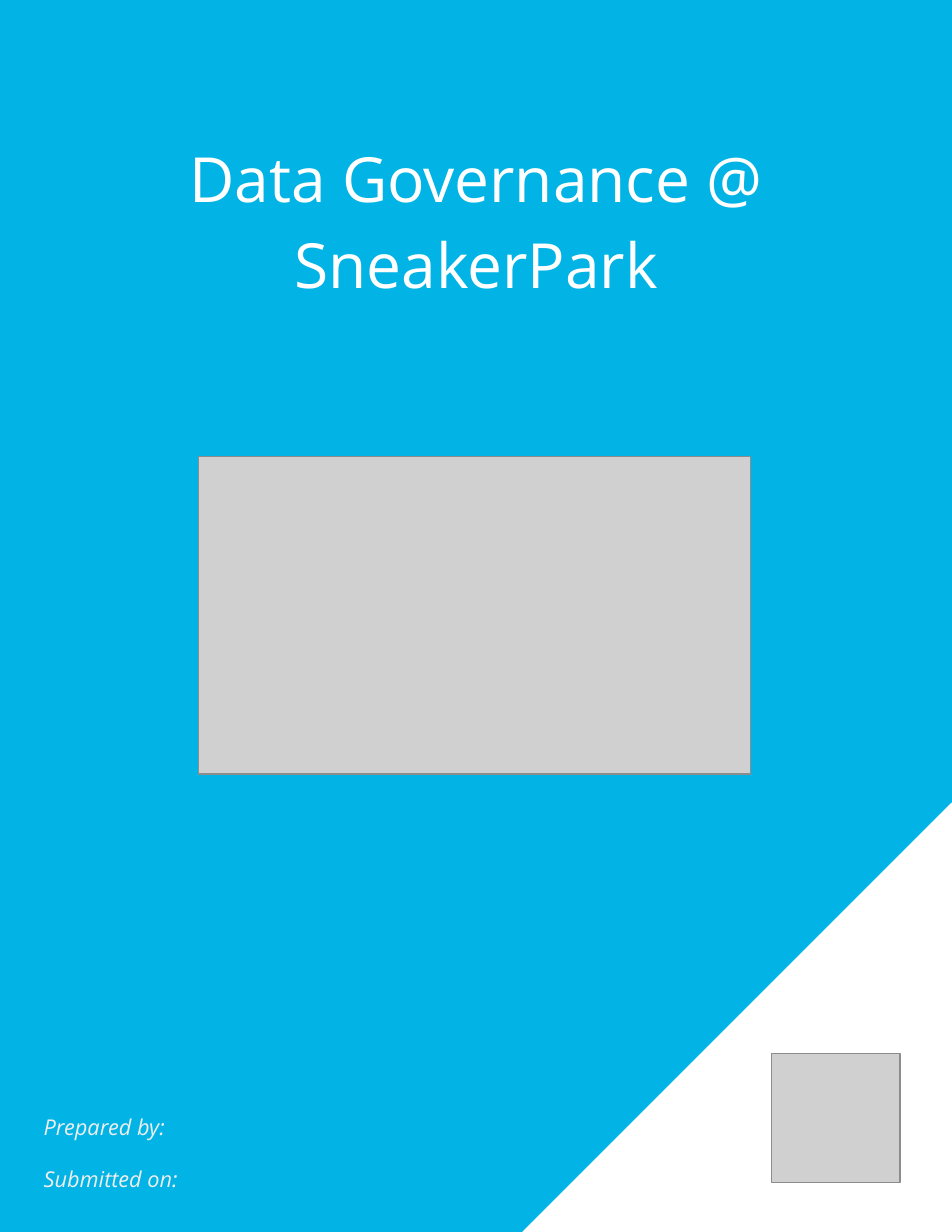
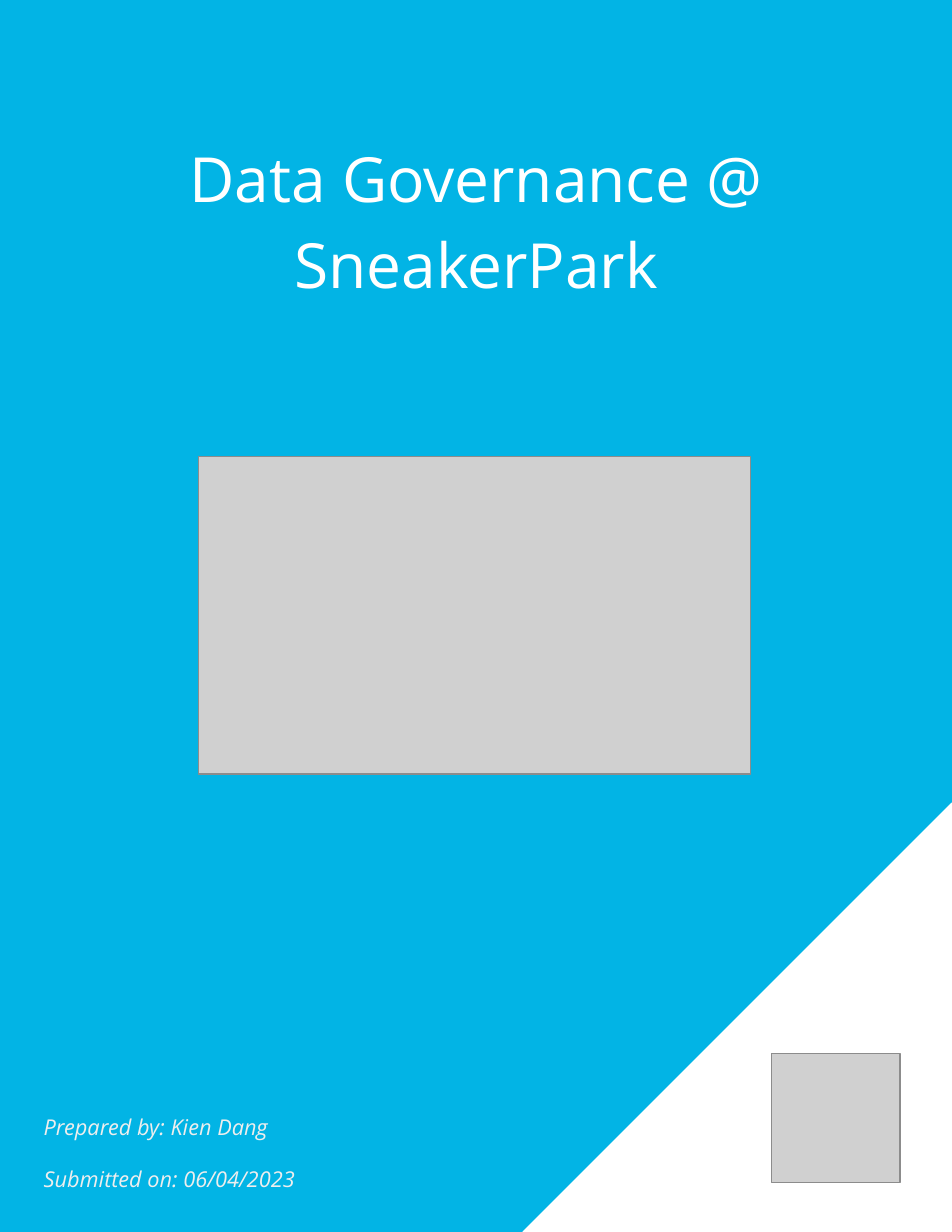
Before and after one commit to hereiamken/Udacity-Data-Architect, a slide deck: slide 1 of data-governance-at-sneaker-park/starter-template.pptx. Drawn at 952x1232 pixels with LibreOffice and Linux fonts; fonts in the diff are those of the drawing; grey boxes stand for pictures; background and template pictures are left out. Boxes give left, top, right and bottom in pixels: in the first picture for what was removed or moved away, otherwise in the second. Text is boxed around its words. In the diff, an @@ line names an element or a change of style, - is before the commit and + after.

Commit message:
submit project 4

```diff
--- a/data-governance-at-sneaker-park/starter-template.pptx
+++ b/data-governance-at-sneaker-park/starter-template.pptx
@@ text at <box>44,1118,294,1188</box>: text changed @@
-Prepared by:
-Submitted on:
+Prepared by: Kien Dang
+Submitted on: 06/04/2023
```
Also in this commit, not shown: 5 other slides changed, 3 slides added, 5 slides removed, 8 other files.
